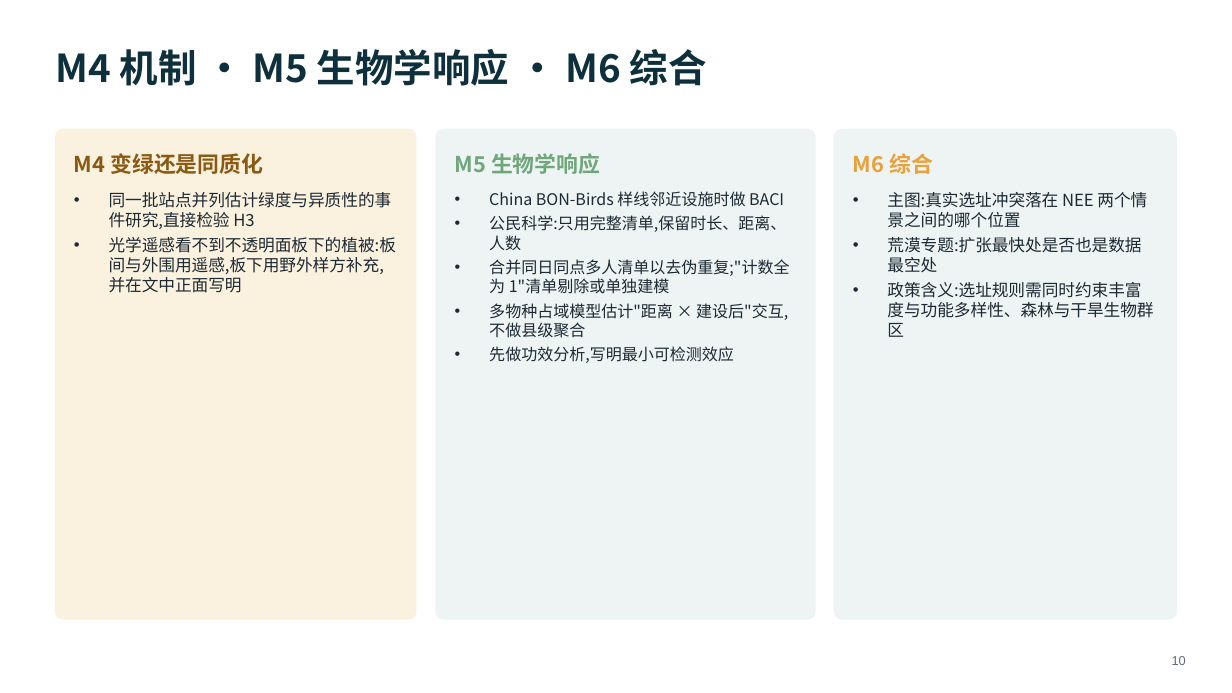
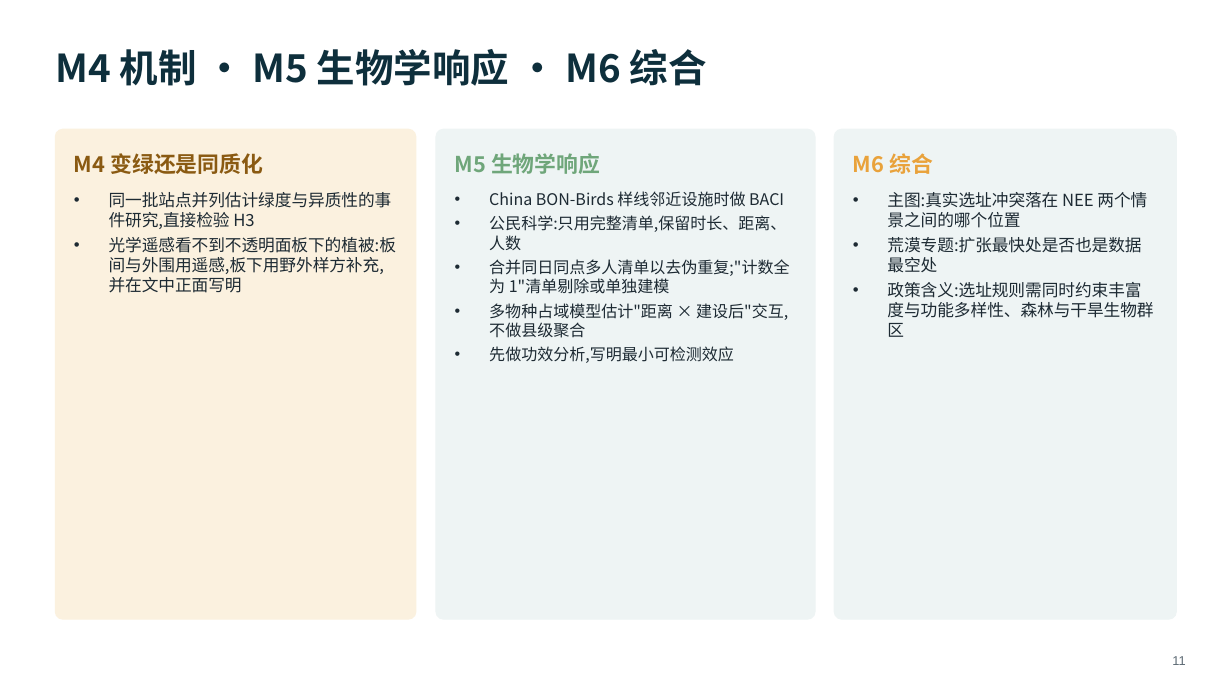
Before and after one commit to dingchenchen6/renewables-biodiversity-rs, a slide deck: slide 11 of RS_Renewables_Biodiversity_Workflow.pptx (slide 10 before the commit). Drawn at 1232x693 pixels with LibreOffice and Linux fonts; fonts in the diff are those of the drawing. Boxes give left, top, right and bottom in pixels: in the first picture for what was removed or moved away, otherwise in the second. Text is boxed around its words. In the diff, an @@ line names an element or a change of style, - is before the commit and + after.

```diff
--- a/RS_Renewables_Biodiversity_Workflow.pptx
+++ b/RS_Renewables_Biodiversity_Workflow.pptx
@@ text at bbox=[1172, 656, 1185, 665]: text changed @@
-10
+11
```
Also in this commit, not shown: 16 other slides changed, 2 slides added, 12 other files.
